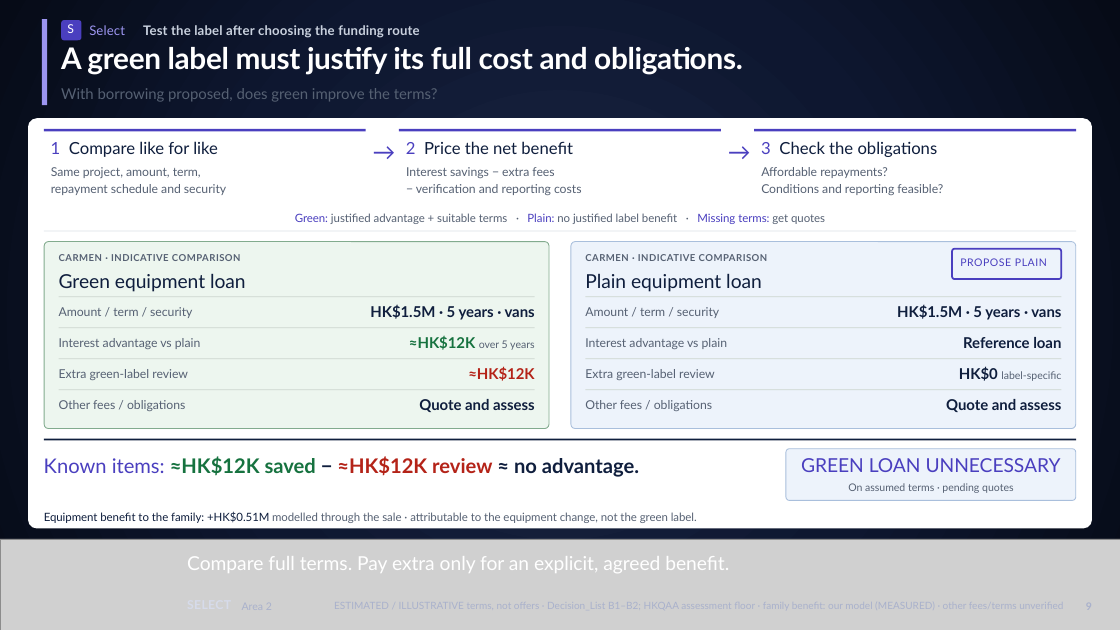
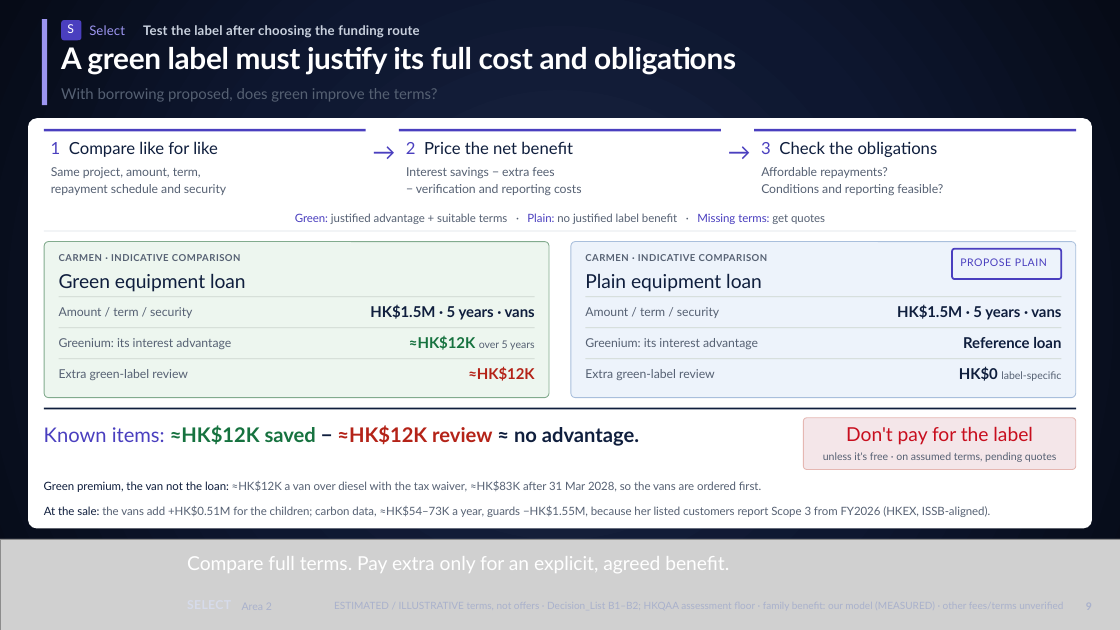
Before and after one commit to Peeradonn/finplan, a slide deck: slide 9 of Final/deck/Axis.pptx. Drawn at 1120x630 pixels with LibreOffice and Linux fonts; fonts in the diff are those of the drawing; grey boxes stand for pictures. Boxes give left, top, right and bottom in pixels: in the first picture for what was removed or moved away, otherwise in the second. Text is boxed around its words. In the diff, an @@ line names an element or a change of style, - is before the commit and + after.

```diff
--- a/Final/deck/Axis.pptx
+++ b/Final/deck/Axis.pptx
@@ text at bbox=[61, 47, 736, 75]: text changed @@
-A green label must justify its full cost and obligations.
+A green label must justify its full cost and obligations
@@ rounded rectangle: place and size @@
-rounded rectangle at bbox=[45, 242, 549, 429]
+rounded rectangle at bbox=[45, 242, 549, 398]
@@ rounded rectangle at bbox=[45, 242, 549, 398]: proportions changed @@
@@ rounded rectangle at bbox=[571, 242, 1076, 398]: proportions changed @@
@@ rounded rectangle: place and size @@
-rounded rectangle at bbox=[571, 242, 1076, 429]
+rounded rectangle at bbox=[571, 242, 1076, 398]
@@ text at bbox=[59, 338, 231, 349]: text changed @@
-Interest advantage vs plain
+Greenium: its interest advantage
@@ text at bbox=[585, 338, 758, 349]: text changed @@
-Interest advantage vs plain
+Greenium: its interest advantage
@@ rectangle removed at bbox=[59, 389, 535, 390] @@
@@ rectangle removed at bbox=[586, 389, 1062, 390] @@
@@ rectangle: place and size @@
-rectangle at bbox=[44, 439, 1076, 440]
+rectangle at bbox=[44, 408, 1076, 409]
@@ text removed at bbox=[59, 400, 185, 411] @@
-Other fees / obligations
@@ text removed at bbox=[419, 399, 535, 412] @@
-Quote and assess
@@ text removed at bbox=[585, 400, 712, 411] @@
-Other fees / obligations
@@ rounded rectangle: place and size @@
-rounded rectangle at bbox=[786, 449, 1076, 501]
+rounded rectangle at bbox=[803, 418, 1075, 470]
@@ rounded rectangle at bbox=[803, 418, 1075, 470]: fill #EDF3FB to #F4E6E9; outline #A9BFDC 0.75 pt to #E5B7B2 0.75 pt @@
@@ text removed at bbox=[946, 399, 1062, 412] @@
-Quote and assess
@@ text "Known items: ≈HK$12K saved − ...": place and size @@
-text "Known items: ≈HK$12K saved − ..." at bbox=[44, 456, 639, 477]
+text "Known items: ≈HK$12K saved − ..." at bbox=[44, 425, 639, 446]
@@ text added at bbox=[846, 426, 1032, 445], 16.5 pt, text #C80E1E @@
+Don't pay for the label
@@ text removed at bbox=[801, 458, 1061, 472] @@
-GREEN LOAN UNNECESSARY
@@ text at bbox=[823, 452, 1056, 462]: text changed @@
-On assumed terms · pending quotes
+unless it's free · on assumed terms, pending quotes
@@ text added at bbox=[44, 481, 761, 492], 9.8 pt, text #566173 @@
+Green premium, the van not the loan: ≈HK$12K a van over diesel with the tax waiver, ≈HK$83K after 31 Mar 2028, so the vans are ordered first.
@@ text added at bbox=[44, 506, 990, 517], 9.8 pt, text #566173 @@
+At the sale: the vans add +HK$0.51M for the children; carbon data, ≈HK$54–73K a year, guards −HK$1.55M, because her listed customers report Scope 3 from FY2026 (HKEX, ISSB-aligned).
@@ text removed at bbox=[44, 512, 697, 523] @@
-Equipment benefit to the family: +HK$0.51M modelled through the sale · attributable to the equipment change, not the green label.
```
Also in this commit, not shown: 12 other slides changed, 3 slides added, 10 other files.
